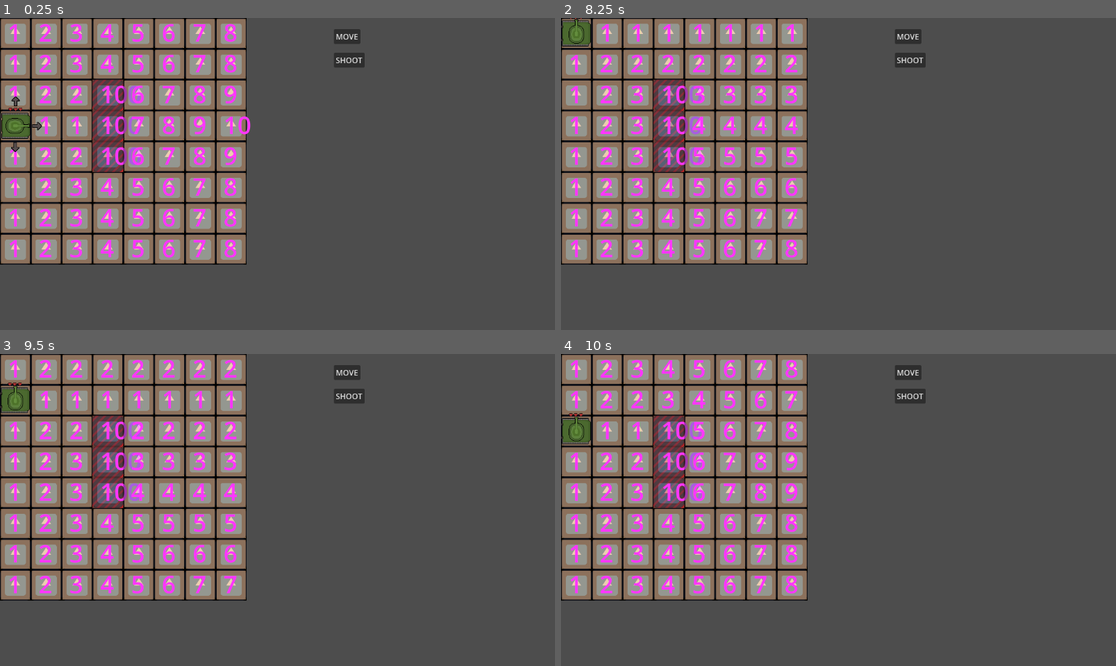
Above: before the commit, frames 1-4 (two rows, left to right).
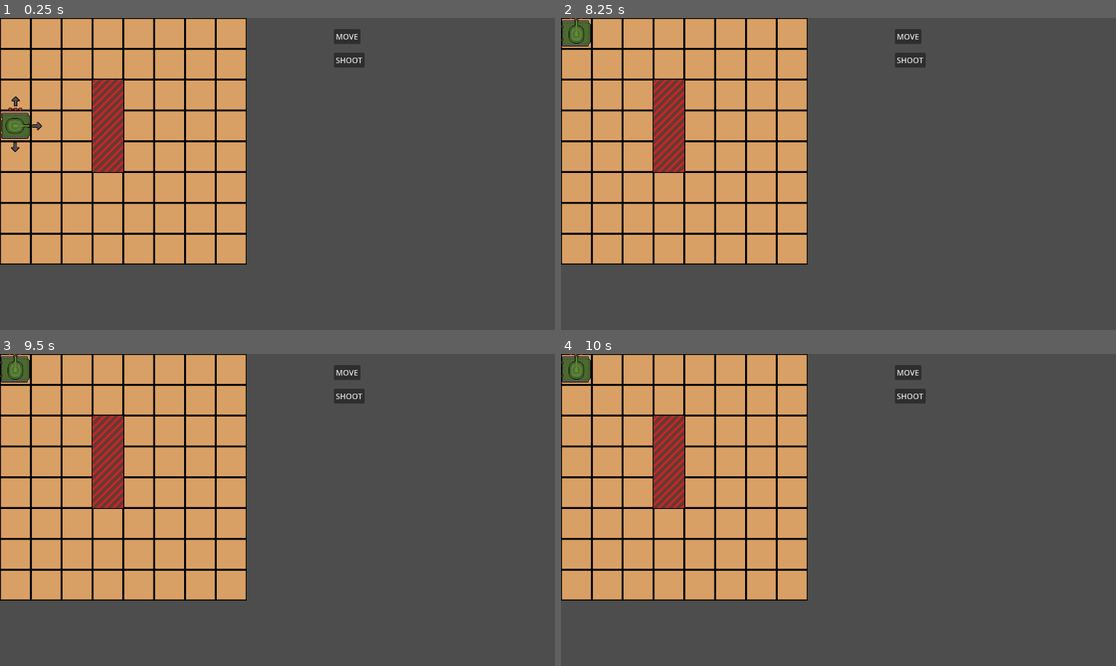
Above: after the commit, the same moments.

Repository: s3716853/tank-game
Game: Godot game, scene res://Scenes/main.tscn
Two runs of this game, one before a commit and one after it. Both use one fixed random seed, a clock stepped at 60 frames per second and the inputs below. This scene is started directly instead of the project's main scene. The engine's default icon, where the game draws it, is replaced by a stand-in: a white triangle on a blue panel in a dark square.
Inputs (mouse positions are in pixels of both pictures, inside the frame that each line leads up to):
- Up to frame 1 (0.25 s): no input
- Up to frame 2 (8.25 s): click (577, 102) at 0.5 s; click "MOVE" at 1.25 s; click "SHOOT" at 2 s; click (599, 127) at 2.75 s; click "MOVE" at 3.5 s; click "SHOOT" at 4.25 s; click (577, 145) at 5 s; click "MOVE" at 5.75 s; click "SHOOT" at 6.5 s; click (577, 102) at 7.25 s; tap Enter at 8 s; move the mouse to (577, 33) at 8.02 s; click (577, 33) at 8.17 s
- Up to frame 3 (9.5 s): tap Space at 8.75 s; move the mouse to (16, 400) at 8.77 s; click (16, 400) at 8.92 s
- Up to frame 4 (10 s): tap Enter at 9.5 s; move the mouse to (577, 432) at 9.52 s; click (577, 432) at 9.67 s

The runs differ from the first frame. In frame 1, 30% of the frame differs, in the area x 0-46%, y 0-79%; in frame 2, 30%; in frame 3, 31%; in frame 4, 31%, in the area x 0-45%, y 0-79%.

Commit message:
turned off test output and reset tile visibility

Diff:
--- a/Prefabs/tile.tscn
+++ b/Prefabs/tile.tscn
@@ -7,6 +7,7 @@
 size = Vector2(62, 62)
 
 [node name="TileNode" type="Node2D"]
+visible = false
 script = ExtResource("1_26ja5")
 
 [node name="Sprite2D" type="Sprite2D" parent="."]
@@ -20,6 +21,7 @@
 shape = SubResource("RectangleShape2D_r05ly")
 
 [node name="Label" type="Label" parent="."]
+visible = false
 modulate = Color(1, 0.207843, 1, 1)
 offset_left = -16.0
 offset_top = -37.0
--- a/Scripts/map.gd
+++ b/Scripts/map.gd
@@ -178,7 +178,7 @@
 			if !child.heuristic:
 				can_move_on = false
 #	test output
-	for child in get_children():
-		child.find_child("Label").text = str(child.heuristic)
-		print(child.location, child.heuristic)
-		child.visible = true
+	#for child in get_children():
+		#child.find_child("Label").text = str(child.heuristic)
+		#print(child.location, child.heuristic)
+		#child.visible = true
